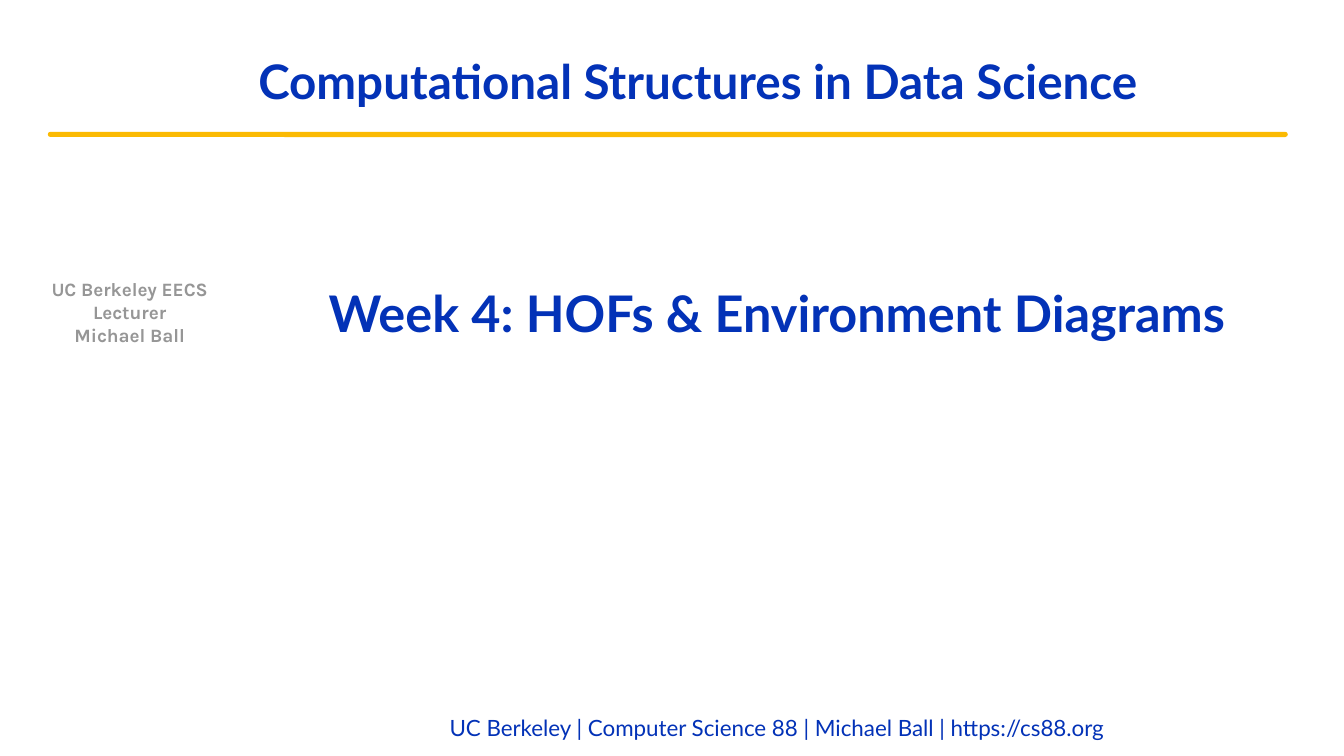
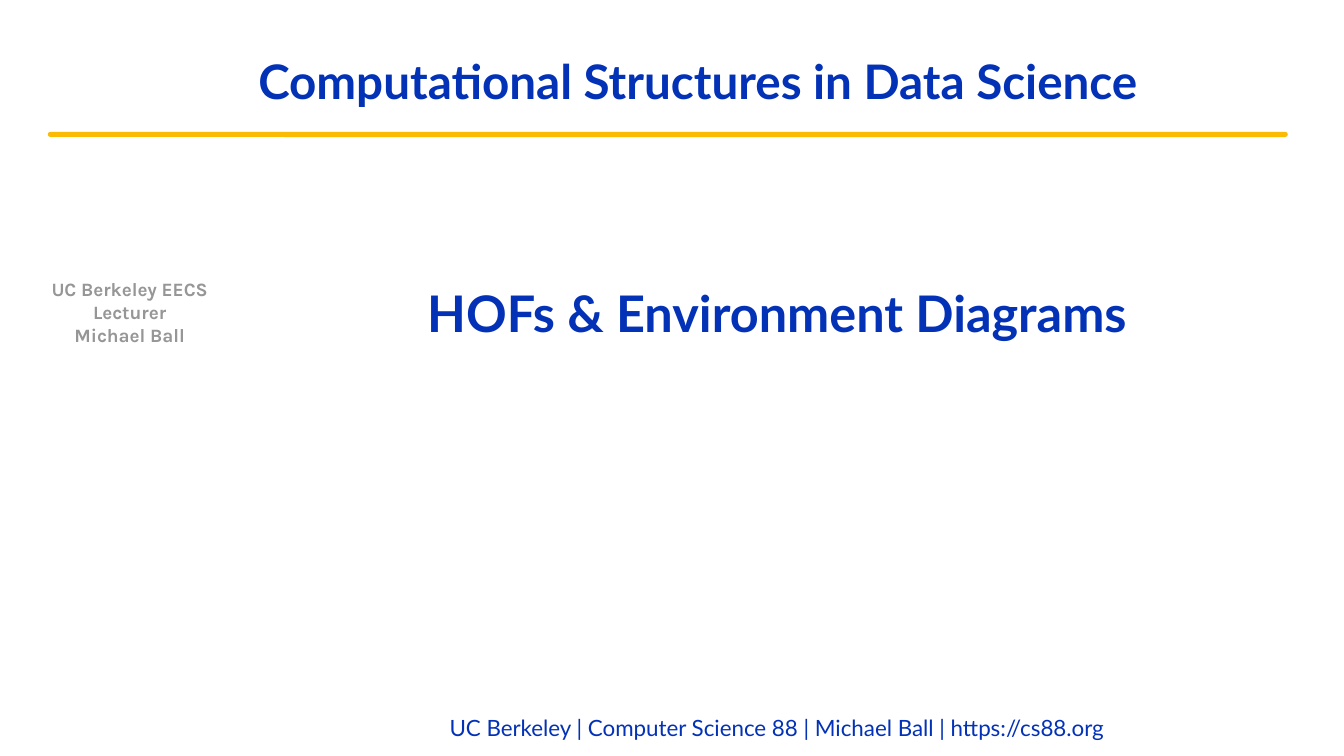
Before and after one commit to cs88-website/fa22, a slide deck: slide 1 of assets/slides/fa22/07-HOFs_Environments.pptx. Drawn at 1344x756 pixels with LibreOffice and Linux fonts; fonts in the diff are those of the drawing; background and template pictures are left out. Boxes give left, top, right and bottom in pixels: in the first picture for what was removed or moved away, otherwise in the second. Text is boxed around its words. In the diff, an @@ line names an element or a change of style, - is before the commit and + after.

```diff
--- a/assets/slides/fa22/07-HOFs_Environments.pptx
+++ b/assets/slides/fa22/07-HOFs_Environments.pptx
@@ title at bbox=[427, 294, 1126, 340]: text changed @@
-Week 4: HOFs & Environment Diagrams
+HOFs & Environment Diagrams
```
Also in this commit, not shown: 3 other slides changed, 10 slides added, 5 slides removed, 5 other files.
